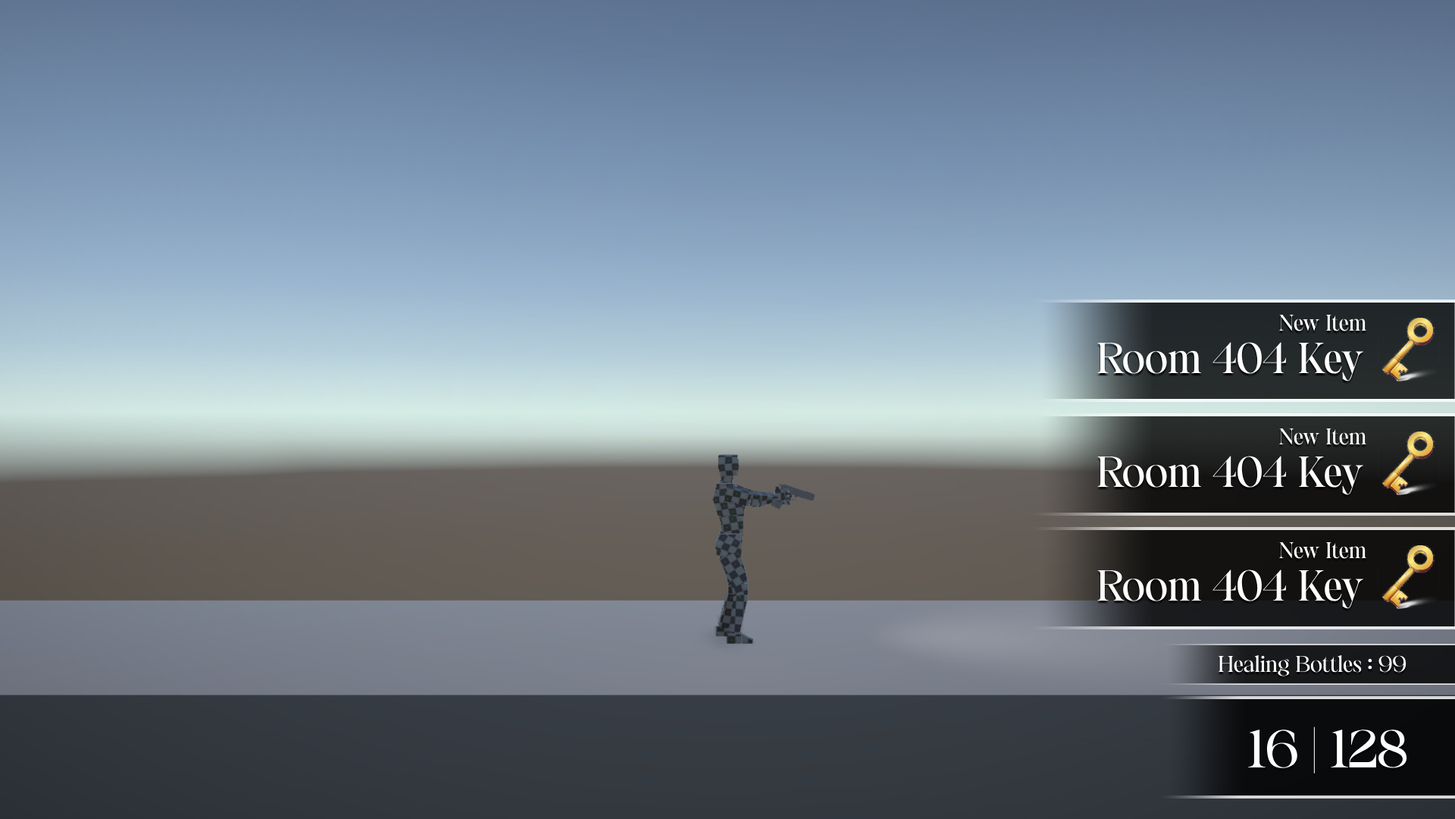
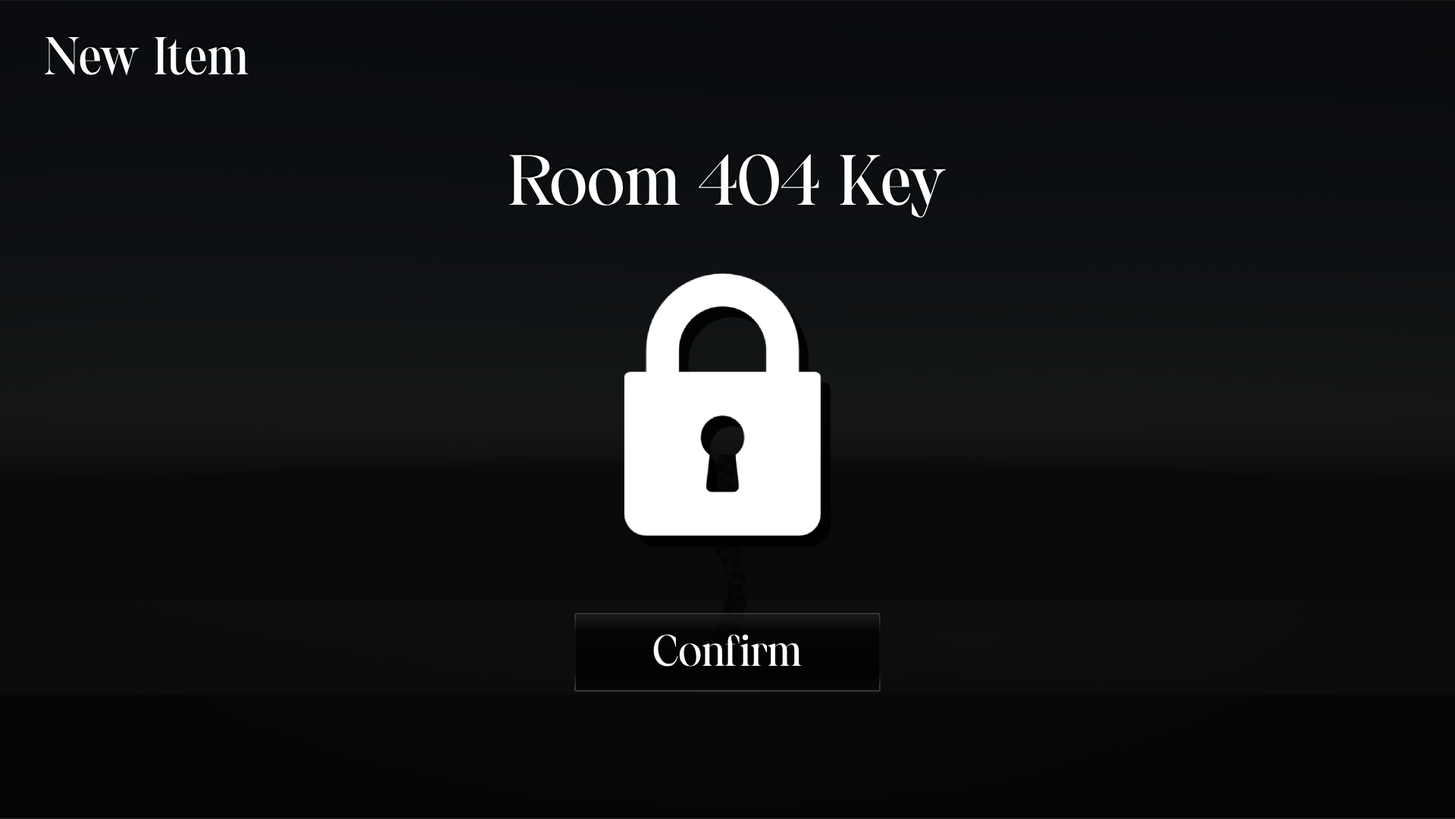
Before/after of a 1455x819 layered artwork. What changed in the layer stack:
hid group "Gameplay HUD" (21 layers) over [1030, 299, 1455, 799]
added group "Button" with 4 layers above "sprite_icon_locked" over [653, 633, 802, 667]
added layer "Confirm" in group "Button" over [653, 633, 802, 667]
added layer "sprite_icon_locked" above "Room 404 Key" over [623, 272, 832, 547]
added layer "Room 404 Key" (4th of 4) above "New Item" over [509, 153, 946, 218]
added layer "New Item" (4th of 4) above "Preencher com Cor Sólida 1" over [44, 37, 249, 76]
hid "Background" over [0, 0, 1455, 819]
